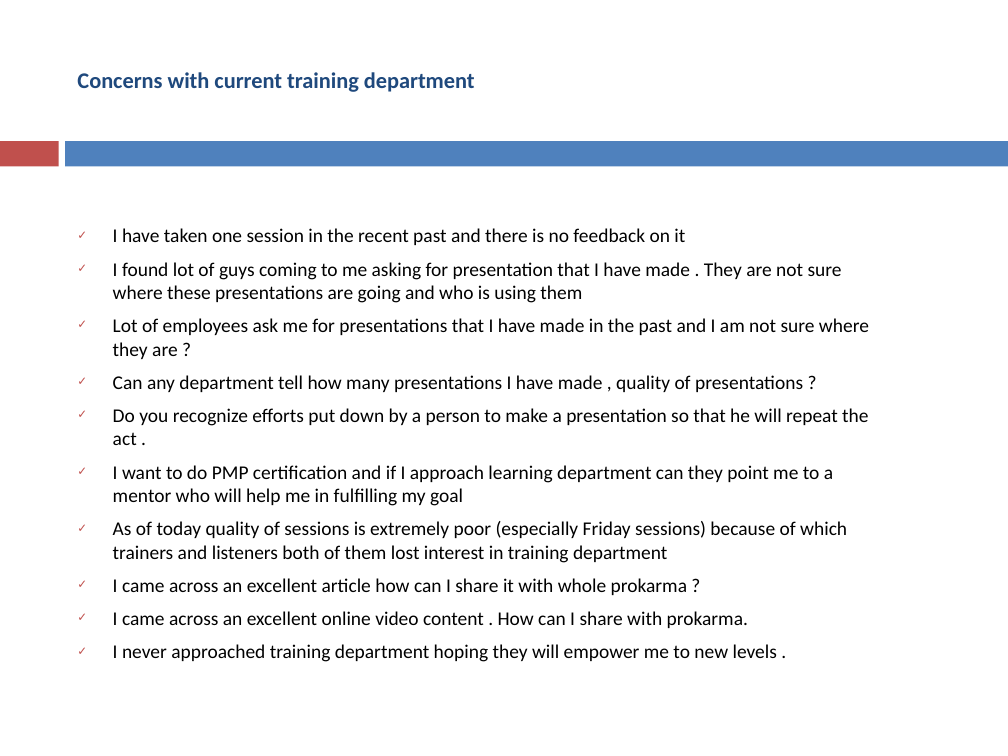
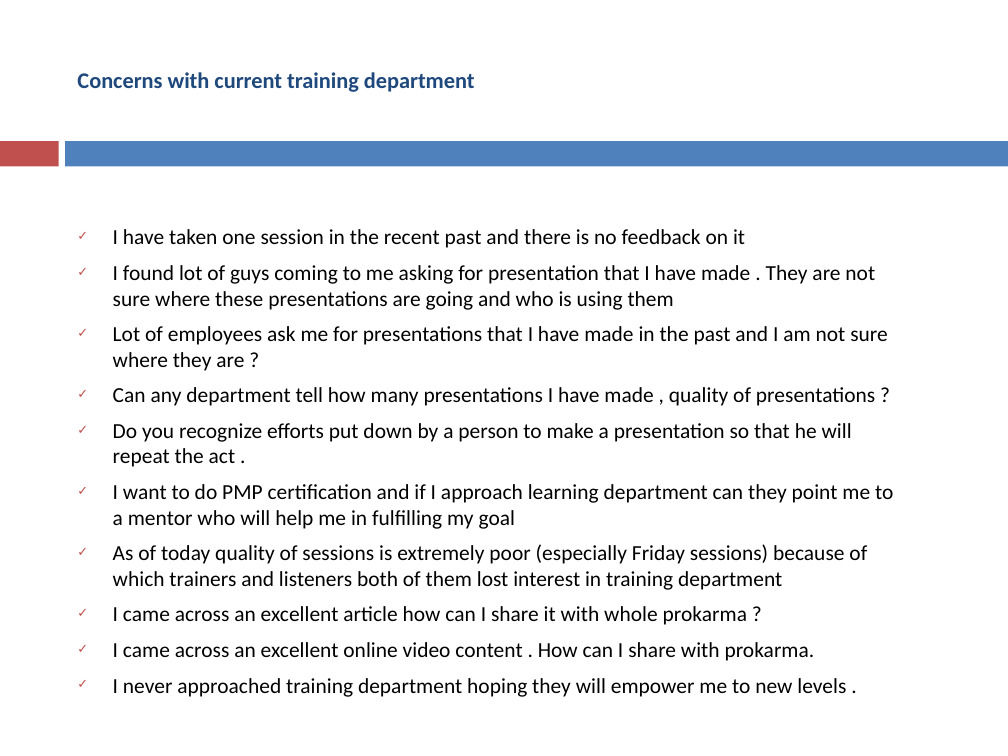
Before and after one commit to asakala/notes, a slide deck: slide 2 of Prokarma/Customer Satisfaction.pptx. Drawn at 1008x756 pixels with LibreOffice and Linux fonts; fonts in the diff are those of the drawing. Boxes give left, top, right and bottom in pixels: in the first picture for what was removed or moved away, otherwise in the second. Text is boxed around its words. In the diff, an @@ line names an element or a change of style, - is before the commit and + after.

```diff
--- a/Prokarma/Customer Satisfaction.pptx
+++ b/Prokarma/Customer Satisfaction.pptx
@@ text "I have taken one session ..." at bbox=[113, 229, 893, 661]: size 13.9 to 15.3 pt @@
```
Also in this commit, not shown: 3 other slides changed, 11 slides added, 16 slides removed.
